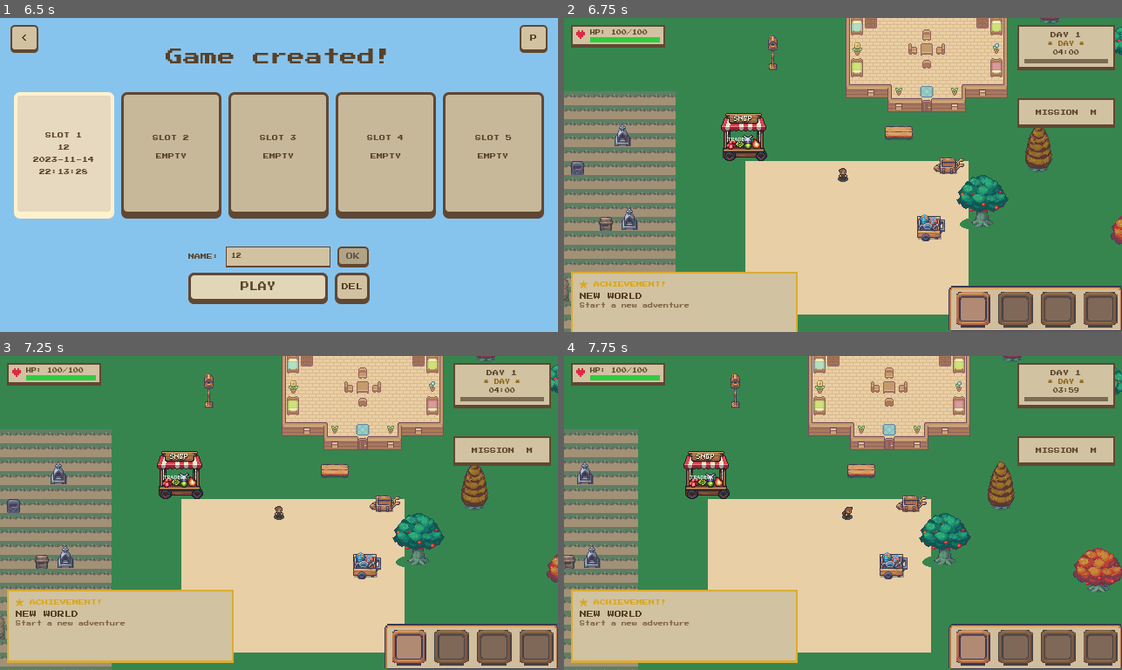
Above: before the commit, frames 1-4 (two rows, left to right).
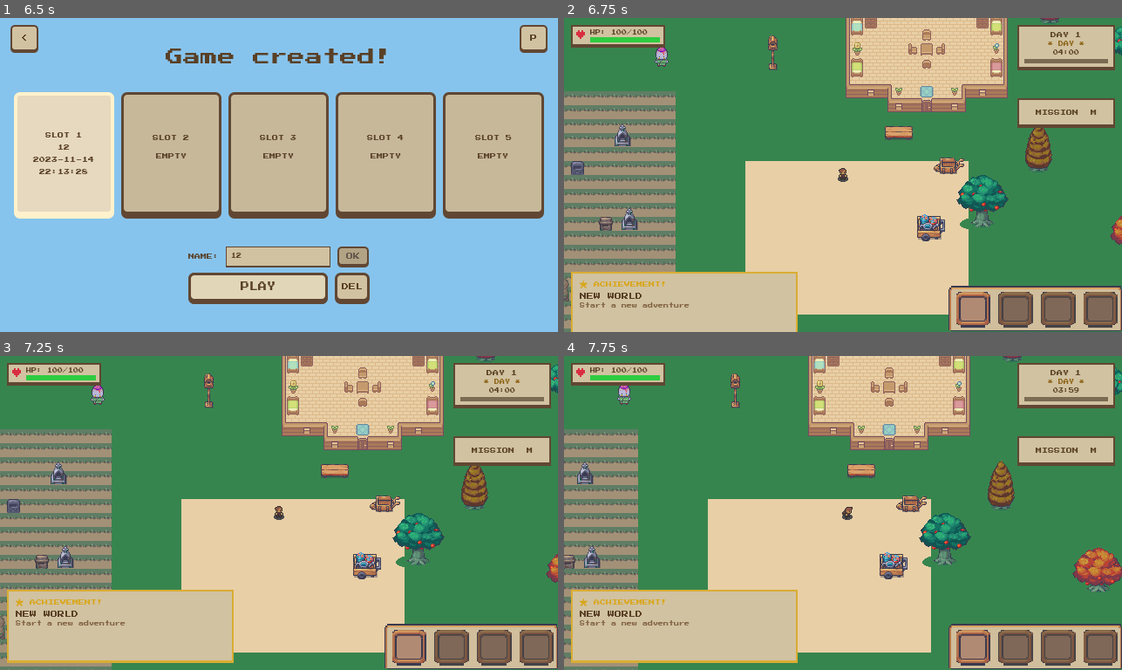
Above: after the commit, the same moments.

Repository: alexmf10/Survivalfarm-
Game: Godot game, scene res://core/main.tscn
Two runs of this game, one before a commit and one after it. Both use one fixed random seed, a clock stepped at 60 frames per second and the inputs below.
Inputs (mouse positions are in pixels of both pictures, inside the frame that each line leads up to):
- Up to frame 1 (6.5 s): click (306, 134) at 0.52 s; type "12" at 0.6 s; click (306, 165) at 0.75 s; type "12" at 0.83 s; click "JUGAR SIN CUENTA" at 1.25 s; click "PLAY" at 2 s; click "<" at 2.75 s; click "PLAY" at 3.5 s; click "SLOT 1 EMPTY" at 4.25 s; click (279, 256) at 5.02 s; type "12" at 5.1 s; click "CREATE" at 5.75 s
- Up to frame 2 (6.75 s): click "PLAY" at 6.5 s
- Up to frame 3 (7.25 s): no input
- Up to frame 4 (7.75 s): tap Enter at 7.25 s; move the mouse to (965, 497) at 7.27 s; hold D (move_right) from 7.28 s (still down); hold Right mouse button (dash) from 7.28 s (still down); click (965, 497) at 7.42 s; tap Space at 7.52 s

Frame 1 is identical in both runs. In frame 2, 1.1% of the frame differs, in the area x 16-37%, y 9-46%; in frame 3, 1.1%; in frame 4, 1.1%, in the area x 9-30%, y 9-46%.

Commit message:
fix: mobs spawn on hub problem and achievement reset

Diff:
--- a/services/game_world.gd
+++ b/services/game_world.gd
@@ -89,10 +89,10 @@
 	if save_svc and save_svc.active_slot > 0:
 		active_slot = save_svc.active_slot
 
-	_build_hud()
 	_load_slot_state()
 	_connect_events()
 	_build_world()
+	_build_hud()
 	_start_day_cycle()
 
 	var tribute_svc := EventBus.services.tribute as TributeService
@@ -155,11 +155,13 @@
 	if save_svc == null:
 		return
 
+	var data: Dictionary = save_svc.read_slot_json(active_slot)
+
 	var profile_svc: ProfileService = EventBus.services.profile as ProfileService
 	if profile_svc:
+		if data.is_empty():
+			profile_svc.clear_profile(active_slot)
 		profile_svc.load_profile(active_slot)
-
-	var data: Dictionary = save_svc.read_slot_json(active_slot)
 
 	var pos_data = data.get("player_position", null)
 	if pos_data is Dictionary:
@@ -914,7 +916,11 @@
 
 	var save_svc := EventBus.services.save as SaveService
 	if save_svc and save_svc.active_slot > 0:
-		save_svc.delete_slot(save_svc.active_slot)
+		var slot := save_svc.active_slot
+		save_svc.delete_slot(slot)
+		var profile_svc := EventBus.services.profile as ProfileService
+		if profile_svc:
+			profile_svc.clear_profile(slot)
 		save_svc.active_slot = -1
 
 	var sound_svc := EventBus.services.sound as SoundService
--- a/services/profile_service.gd
+++ b/services/profile_service.gd
@@ -78,6 +78,15 @@
 	return _stats[key]
 
 
+func clear_profile(slot: int) -> void:
+	var path := "user://achievements_slot_%d.json" % slot
+	if FileAccess.file_exists(path):
+		DirAccess.remove_absolute(path)
+	if current_slot == slot:
+		_achievements = DEFAULT_ACHIEVEMENTS.duplicate(true)
+		_stats = DEFAULT_STATS.duplicate(true)
+
+
 func get_unlocked_count() -> int:
 	var count: int = 0
 	for id: String in _achievements:
--- a/services/sound_service.gd
+++ b/services/sound_service.gd
@@ -5,23 +5,32 @@
 var _sfx_player: AudioStreamPlayer
 var _music_paused_by_game_pause: bool = false
 var _sfx_paused_by_game_pause: bool = false
+var _last_player_hp: float = 100.0
 
-# key → res:// path; add entries here as you source audio files
+# key → res:// path; add .ogg files to match these paths and reimport in Godot
 const SOUNDS: Dictionary = {
 	# Farming
-	"till":         "res://assets/audio/farming/till.ogg",
-	"water":        "res://assets/audio/sfx/farming/water.ogg",
-	"plant":        "res://assets/audio/sfx/farming/plant.ogg",
-	"harvest":      "res://assets/audio/sfx/farming/harvest.ogg",
+	"till":           "res://assets/audio/sfx/farming/till.ogg",
+	"plant":          "res://assets/audio/sfx/farming/plant.ogg",
+	"water":          "res://assets/audio/sfx/farming/water.ogg",
+	"harvest":        "res://assets/audio/sfx/farming/harvest.ogg",
+	"crop_grown":     "res://assets/audio/sfx/farming/crop_grown.ogg",
 	# Combat
-	"sword_swing":  "res://assets/audio/sfx/combat/sword_swing.ogg",
-	"zombie_death": "res://assets/audio/sfx/combat/zombie_death.ogg",
+	"sword_swing":    "res://assets/audio/sfx/combat/sword_swing.ogg",
+	"zombie_death":   "res://assets/audio/sfx/combat/zombie_death.ogg",
+	"player_hurt":    "res://assets/audio/sfx/combat/player_hurt.ogg",
 	# UI
-	"ui_open":      "res://assets/audio/sfx/ui/open.ogg",
-	"ui_close":     "res://assets/audio/sfx/ui/close.ogg",
+	"ui_open":        "res://assets/audio/sfx/ui/open.ogg",
+	"ui_close":       "res://assets/audio/sfx/ui/close.ogg",
+	"buy":            "res://assets/audio/sfx/ui/buy.ogg",
+	# Story
+	"tribute_paid":   "res://assets/audio/sfx/story/tribute_paid.ogg",
+	"tribute_failed": "res://assets/audio/sfx/story/tribute_failed.ogg",
 	# Music
-	"music_day":    "res://assets/audio/music/day_theme.ogg",
-	"music_night":  "res://assets/audio/music/night_theme.ogg",
+	"music_day":      "res://assets/audio/music/day_theme.ogg",
+	"music_night":    "res://assets/audio/music/night_theme.ogg",
+	"music_boss":     "res://assets/audio/music/boss_theme.ogg",
+	"music_victory":  "res://assets/audio/music/victory_theme.ogg",
 }
 
 func _ready() -> void:
@@ -33,17 +42,31 @@
 	_sfx_player.bus = "Master"
 	add_child(_sfx_player)
 
+	# Farming
 	EventBus.player_tilled.connect(_on_player_tilled)
 	EventBus.player_watered.connect(_on_player_watered)
+	EventBus.crop_planted.connect(_on_crop_planted)
 	EventBus.crop_harvested.connect(_on_crop_harvested)
+	EventBus.crop_grown.connect(_on_crop_grown)
+	# Combat
 	EventBus.player_attack_started.connect(_on_player_attack_started)
+	EventBus.player_hp_changed.connect(_on_player_hp_changed)
 	EventBus.zombie_died.connect(_on_zombie_died)
+	# UI
 	EventBus.day_phase_changed.connect(_on_day_phase_changed)
 	EventBus.trade_opened.connect(_on_trade_opened)
 	EventBus.trade_closed.connect(_on_trade_closed)
 	EventBus.inventory_opened.connect(_on_inventory_opened)
 	EventBus.inventory_closed.connect(_on_inventory_closed)
+	EventBus.seeds_purchased.connect(_on_seeds_purchased)
+	# Story
+	EventBus.tribute_paid.connect(_on_tribute_paid_sfx)
+	EventBus.tribute_failed.connect(_on_tribute_failed)
+	EventBus.final_boss_started.connect(_on_final_boss_started)
+	EventBus.game_won.connect(_on_game_won)
 
+
+# ── Farming ───────────────────────────────────────────────────────────────────
 
 func _on_player_tilled(_tile_pos: Vector2i) -> void:
 	play_sfx("till")
@@ -51,14 +74,31 @@
 func _on_player_watered(_tile_pos: Vector2i) -> void:
 	play_sfx("water")
 
+func _on_crop_planted(_tile_pos: Vector2i, _crop_type) -> void:
+	play_sfx("plant")
+
 func _on_crop_harvested(_tile_pos: Vector2i, _crop_type) -> void:
 	play_sfx("harvest")
+
+func _on_crop_grown(_tile_pos: Vector2i, _stage: int, _max_stages: int) -> void:
+	play_sfx("crop_grown")
+
+
+# ── Combat ────────────────────────────────────────────────────────────────────
 
 func _on_player_attack_started(_dmg, _dir, _origin) -> void:
 	play_sfx("sword_swing")
 
+func _on_player_hp_changed(current: float, _max_hp: float) -> void:
+	if current < _last_player_hp:
+		play_sfx("player_hurt")
+	_last_player_hp = current
+
 func _on_zombie_died(_zombie: Node) -> void:
 	play_sfx("zombie_death")
+
+
+# ── UI ────────────────────────────────────────────────────────────────────────
 
 func _on_day_phase_changed(is_night: bool) -> void:
 	play_music("music_night" if is_night else "music_day")
@@ -75,6 +115,26 @@
 func _on_inventory_closed() -> void:
 	play_sfx("ui_close")
 
+func _on_seeds_purchased(_crop_type) -> void:
+	play_sfx("buy")
+
+
+# ── Story ─────────────────────────────────────────────────────────────────────
+
+func _on_tribute_paid_sfx(_index: int) -> void:
+	play_sfx("tribute_paid")
+
+func _on_tribute_failed(_message: String) -> void:
+	play_sfx("tribute_failed")
+
+func _on_final_boss_started(_message: String) -> void:
+	play_music("music_boss")
+
+func _on_game_won(_message: String) -> void:
+	play_music("music_victory")
+
+
+# ── Playback ──────────────────────────────────────────────────────────────────
 
 func play_sfx(key: String) -> void:
 	if not SOUNDS.has(key):
Not shown, added: assets/audio/sfx/farming/plant.ogg.import
Not shown, added: assets/audio/sfx/farming/till.ogg.import
Not shown, added: assets/audio/sfx/farming/plant.ogg
Not shown, added: assets/audio/sfx/farming/till.ogg
